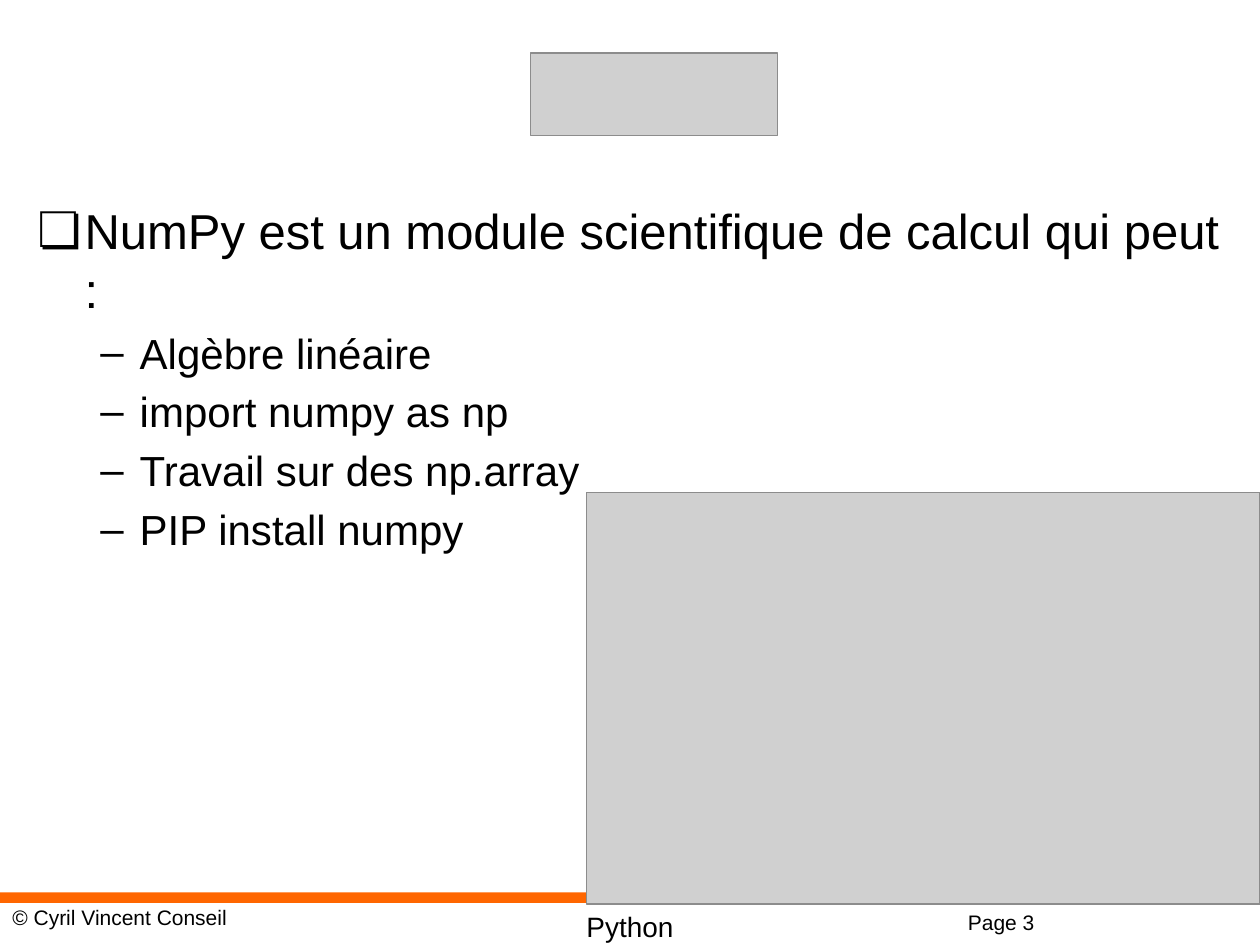
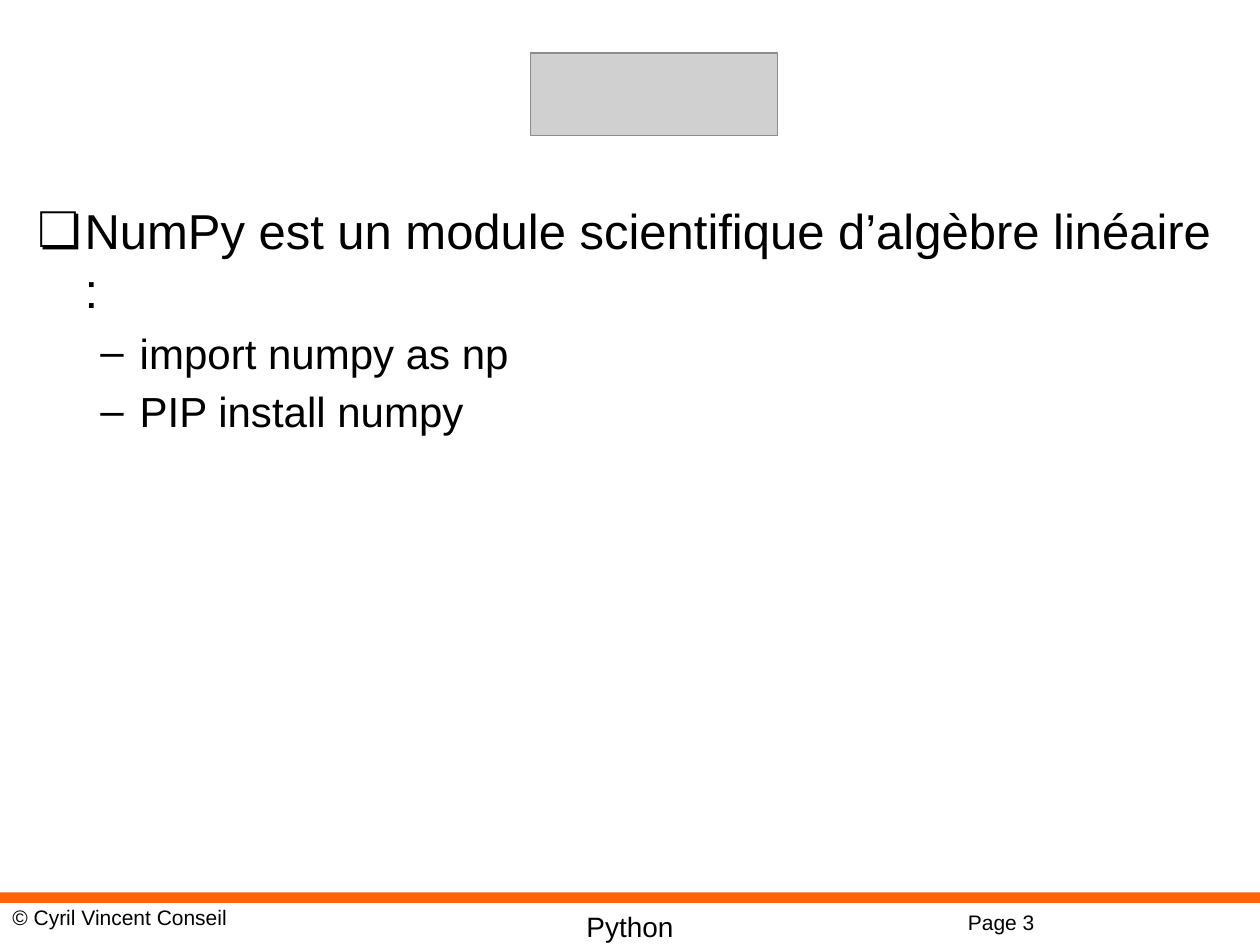
Before and after one commit to cyrilvincent/math, a slide deck: slide 3 of ppt/PythonMath06-Numpy.pptx. Drawn at 1260x945 pixels with LibreOffice and Linux fonts; fonts in the diff are those of the drawing; grey boxes stand for pictures; background and template pictures are left out. Boxes give left, top, right and bottom in pixels: in the first picture for what was removed or moved away, otherwise in the second. Text is boxed around its words. In the diff, an @@ line names an element or a change of style, - is before the commit and + after.

```diff
--- a/ppt/PythonMath06-Numpy.pptx
+++ b/ppt/PythonMath06-Numpy.pptx
@@ text at [85, 213, 1211, 260]: text changed @@
-❏ NumPy est un module scientifique de calcul qui peut :
-  – Algèbre linéaire
+❏ NumPy est un module scientifique d’algèbre linéaire :
@@ text at [140, 455, 579, 495]: paragraph removed @@
-  – Travail sur des np.array
@@ picture removed at [587, 493, 1260, 905] @@
```
Also in this commit, not shown: 17 slides added, 6 other files.
